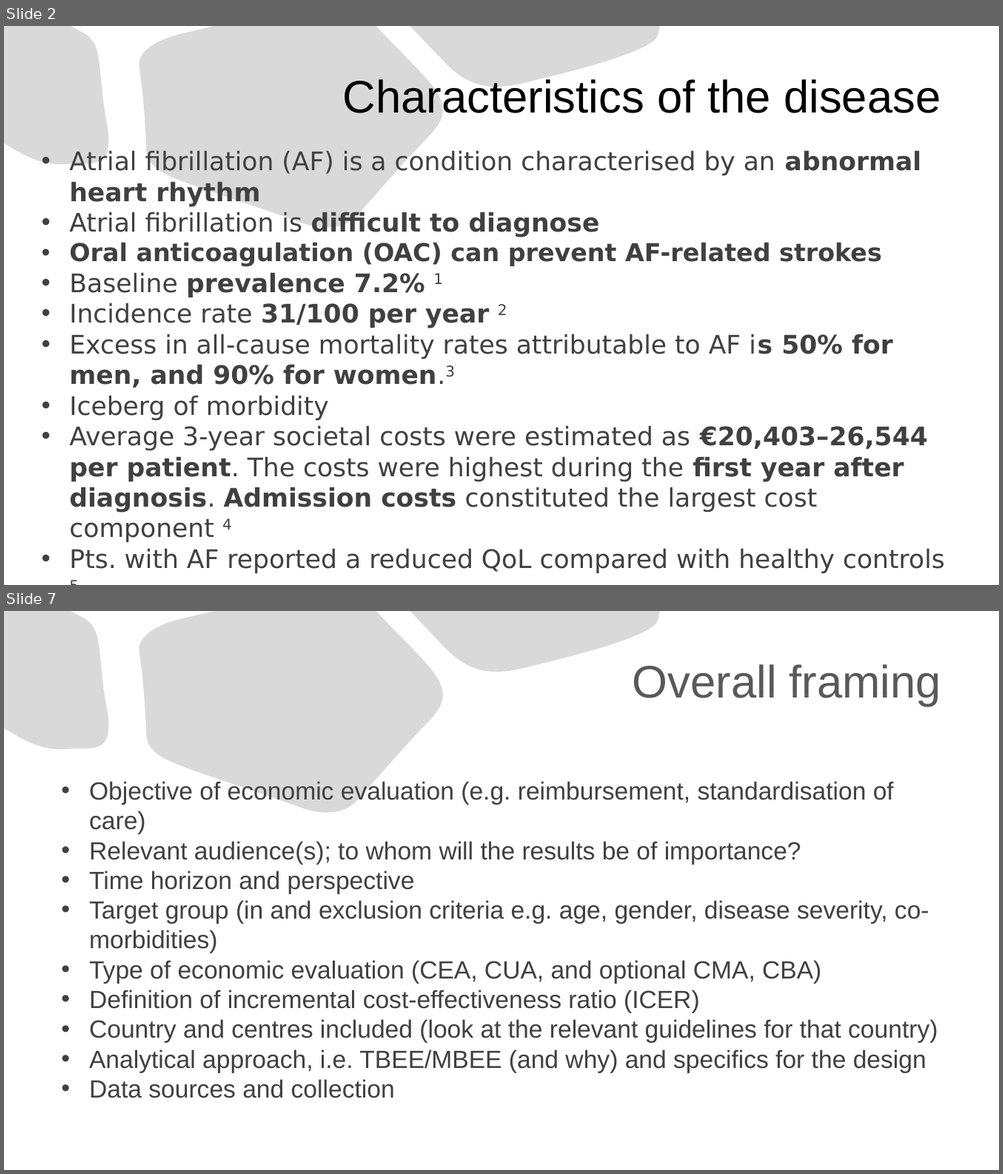
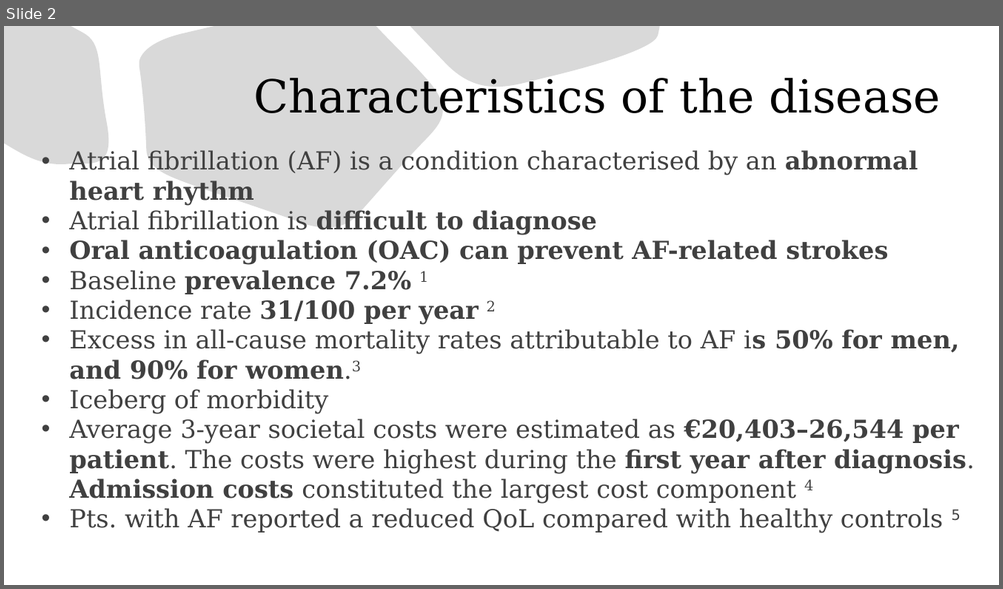
Before and after one commit to kostadinoff/SMU_seminar_in_economic-_evaluation_in_Healthcare, a slide deck: group_assigment/group_assigment.pptx. Shown one above the other, each under a label of ours: slides 2 and 7 before the commit, slide 2 after it; the slides between them are not shown. The pictures are 1003x1174 and 1003x589 pixels, drawn with LibreOffice and Linux fonts; fonts in the diff are those of the drawing. Boxes give left, top, right and bottom in pixels: in the first picture for what was removed or moved away, otherwise in the second. Text is boxed around its words. In the diff, an @@ line names an element or a change of style, - is before the commit and + after.

Commit message:
modified:   README.md 	new file:   group_assigment/.$af.drawio.bkp 	modified:   group_assigment/af.drawio 	new file:   group_assigment/af.drawio.png 	new file:   group_assigment/af.drawio.svg 	modified:   group_assigment/af.png 	modified:   group_assigment/group_assigment.pptx 	new file:   group_assigment/markov.drawio 	new file:   group_assigment/markov.png 	new file:   lectures/08.md

```diff
--- a/group_assigment/group_assigment.pptx
+++ b/group_assigment/group_assigment.pptx
@@ slide 7 removed at (4, 611, 999, 1170), background #FFFFFF; not listed: 3 template elements that a slide beside it also shows @@
@@ title removed at (632, 664, 941, 706) @@
-Overall framing
@@ text removed at (89, 781, 937, 1099) @@
-• Objective of economic evaluation (e.g. reimbursement, standardisation of care)
-• Relevant audience(s); to whom will the results be of importance?
-• Time horizon and perspective
-• Target group (in and exclusion criteria e.g. age, gender, disease severity, co-morbidities)
-• Type of economic evaluation (CEA, CUA, and optional CMA, CBA)
-• Definition of incremental cost-effectiveness ratio (ICER)
-• Country and centres included (look at the relevant guidelines for that country)
-• Analytical approach, i.e. TBEE/MBEE (and why) and specifics for the design
-• Data sources and collection
@@ slide 2 changed as well @@
@@ title "Characteristics of the disease" at (254, 78, 940, 113): font Arial to DejaVu Serif @@
@@ text "Atrial fibrillation (AF) is a ..." at (69, 150, 974, 534): size 24.7 to 24 pt, font DejaVu Sans to DejaVu Serif; size 23.8 to 24 pt in "Oral anticoagulation (OAC) can prevent AF-related strokes" @@
```
Also in this commit, not shown: 5 other slides changed, 7 slides added, 6 other slides removed, 9 other files.
